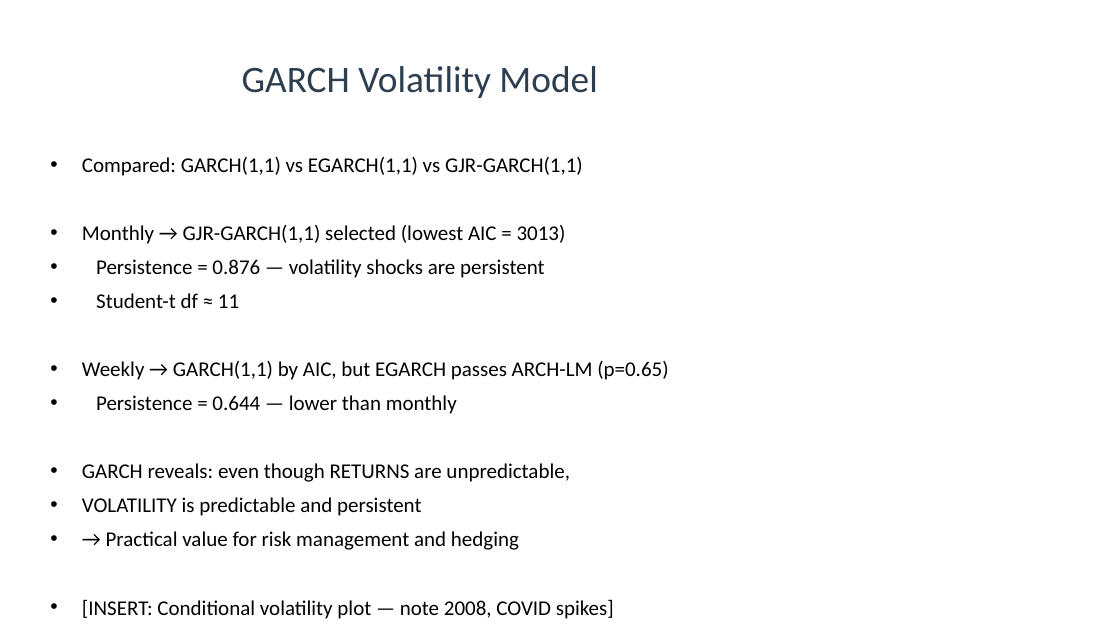
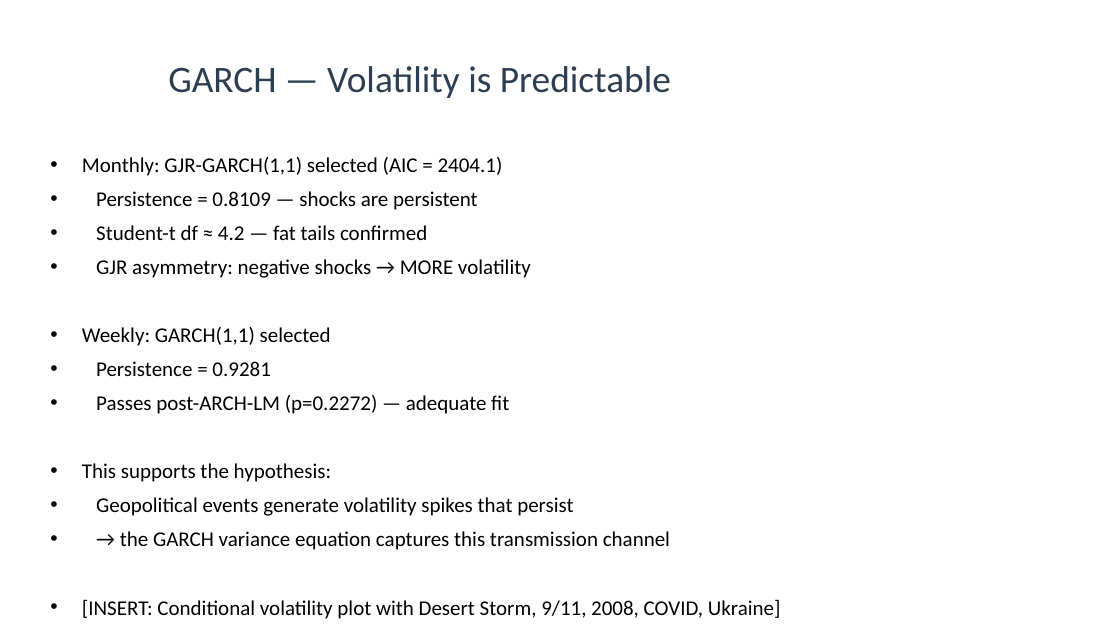
Before and after one commit to ryanfitzbc/fluffy-zebra, a slide deck: slide 5 of presentation_outline.pptx (slide 6 before the commit). Drawn at 1120x630 pixels with LibreOffice and Linux fonts; fonts in the diff are those of the drawing. Boxes give left, top, right and bottom in pixels: in the first picture for what was removed or moved away, otherwise in the second. Text is boxed around its words. In the diff, an @@ line names an element or a change of style, - is before the commit and + after.

```diff
--- a/presentation_outline.pptx
+++ b/presentation_outline.pptx
@@ title at <box>168,66,671,98</box>: text changed @@
-GARCH Volatility Model
+GARCH — Volatility is Predictable
@@ text at <box>82,157,781,619</box>: text changed @@
-• Compared: GARCH(1,1) vs EGARCH(1,1) vs GJR-GARCH(1,1)
-• Monthly → GJR-GARCH(1,1) selected (lowest AIC = 3013)
-• Persistence = 0.876 — volatility shocks are persistent
-• Student-t df ≈ 11
-• Weekly → GARCH(1,1) by AIC, but EGARCH passes ARCH-LM (p=0.65)
-• Persistence = 0.644 — lower than monthly
-• GARCH reveals: even though RETURNS are unpredictable,
-• VOLATILITY is predictable and persistent
-• → Practical value for risk management and hedging
-• [INSERT: Conditional volatility plot — note 2008, COVID spikes]
+• Monthly: GJR-GARCH(1,1) selected (AIC = 2404.1)
+• Persistence = 0.8109 — shocks are persistent
+• Student-t df ≈ 4.2 — fat tails confirmed
+• GJR asymmetry: negative shocks → MORE volatility
+• Weekly: GARCH(1,1) selected
+• Persistence = 0.9281
+• Passes post-ARCH-LM (p=0.2272) — adequate fit
+• This supports the hypothesis:
+• Geopolitical events generate volatility spikes that persist
+• → the GARCH variance equation captures this transmission channel
+• [INSERT: Conditional volatility plot with Desert Storm, 9/11, 2008, COVID, Ukraine]
```
Also in this commit, not shown: 5 other slides changed, 3 slides added, 2 slides removed, 5 other files.
